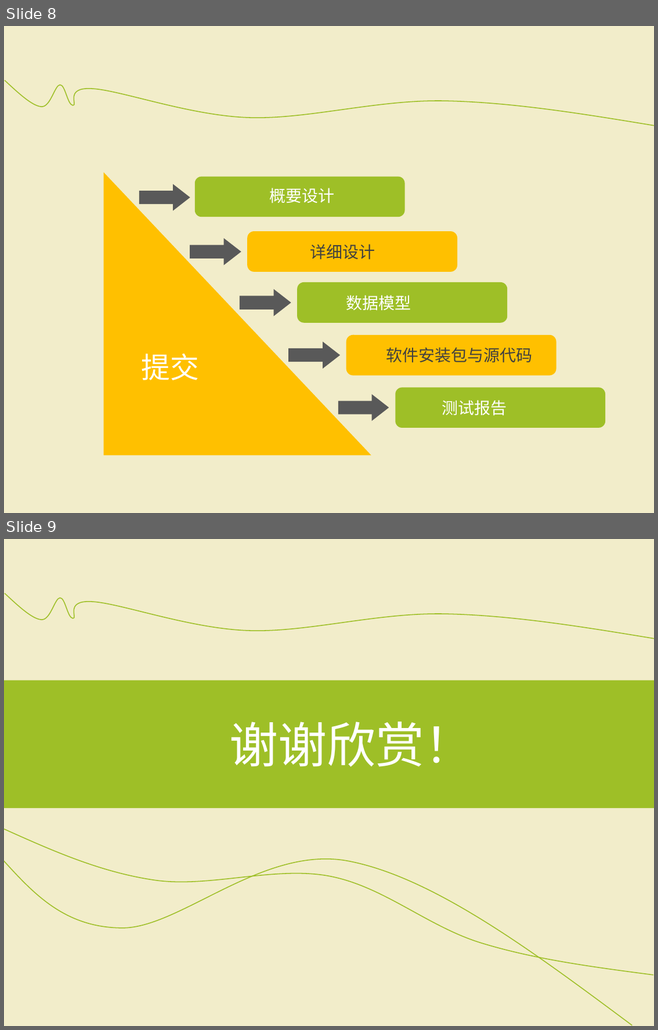
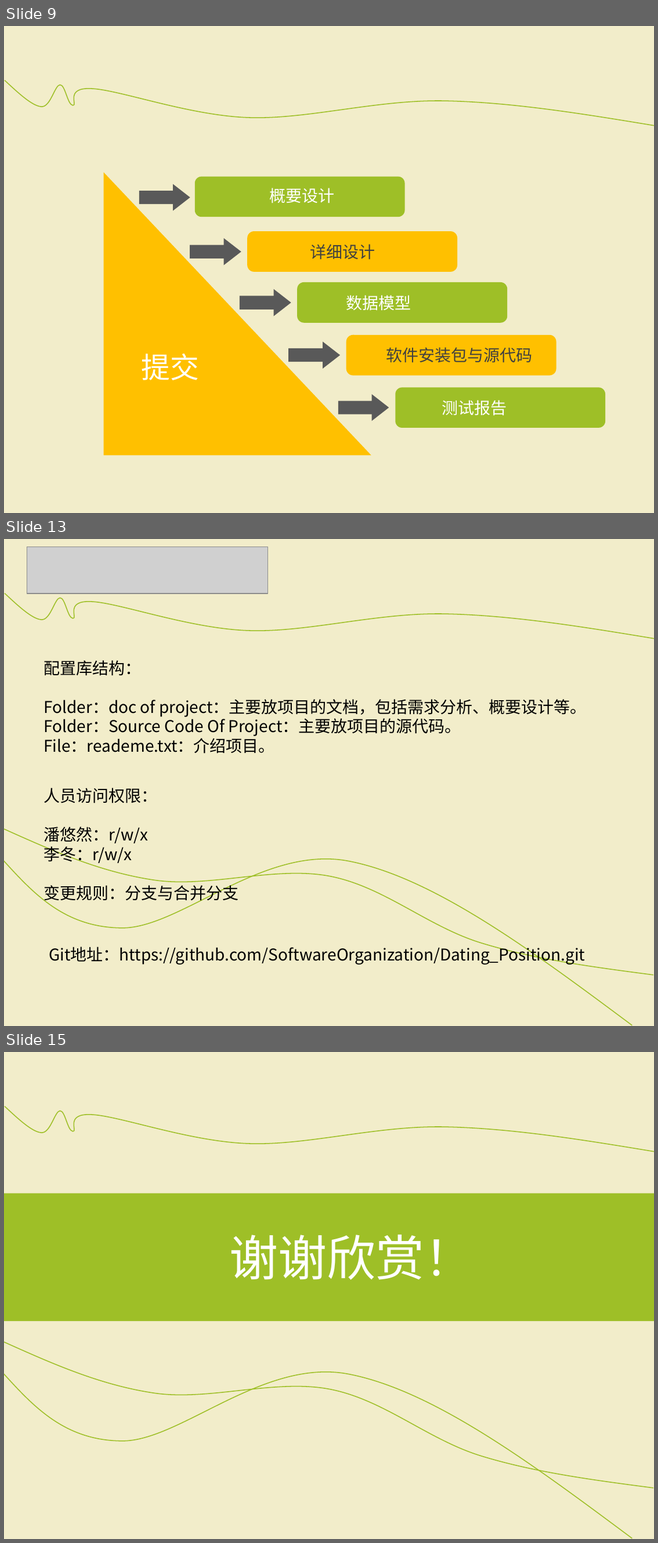
Before and after one commit to SoftwareOrganization/Dating_Position, a slide deck: doc of project/项目开发计划报告.ppt. Shown one above the other, each under a label of ours: slides 8 and 9 before the commit, slides 9, 13 and 15 after it; the slides between them are not shown. The pictures are 658x1030 and 658x1543 pixels, drawn with LibreOffice and Linux fonts; fonts in the diff are those of the drawing; grey boxes stand for pictures. Boxes give left, top, right and bottom in pixels: in the first picture for what was removed or moved away, otherwise in the second. Text is boxed around its words. In the diff, an @@ line names an element or a change of style, - is before the commit and + after.

```diff
--- a/doc of project/项目开发计划报告.ppt
+++ b/doc of project/项目开发计划报告.ppt
@@ slide 13 added at [4,539,654,1026], background #FFFFFF; not listed: 2 template elements that a slide beside it also shows @@
@@ picture added at [27,547,268,594] @@
@@ text added at [43,660,586,754], 18 pt, text #000000 @@
+配置库结构：
+Folder：doc of project：主要放项目的文档，包括需求分析、概要设计等。
+Folder：Source Code Of Project：主要放项目的源代码。
+File：reademe.txt：介绍项目。
@@ text added at [43,788,157,865], 18 pt, text #000000 @@
+人员访问权限：
+潘悠然：r/w/x
+李冬：r/w/x
@@ freeform shape added at [4,829,653,976], outline #9EBF27 0.99 pt @@
@@ freeform shape added at [4,859,632,1026], outline #9EBF27 0.99 pt @@
@@ text added at [43,883,238,904], 18 pt, text #000000 @@
+变更规则：分支与合并分支
@@ text added at [49,944,585,965], 18 pt, text #000000 @@
+Git地址：https://github.com/SoftwareOrganization/Dating_Position.git
@@ what was slide 8 is now slide 9 @@
@@ what was slide 9 is now slide 15 @@
```
Also in this commit, not shown: 2 slides changed, 5 other slides added.
